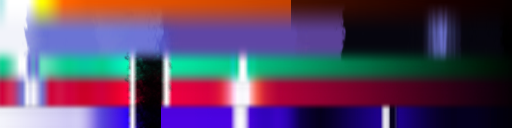
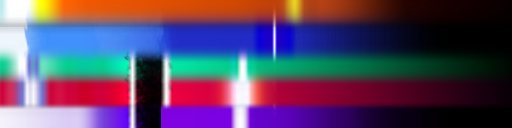
Comparing the layer stacks of the two 512 x 128 images. Changes:
painted on "Background copy" over box(0, 0, 504, 34)
painted on "Background copy 5" over box(12, 86, 512, 128)
painted on "Background copy 3" over box(0, 0, 512, 128)
